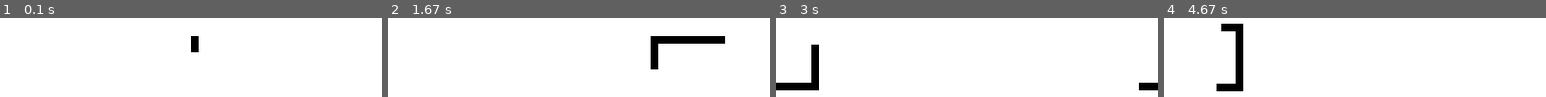
Above: before the commit, frames 1-4 (left to right).
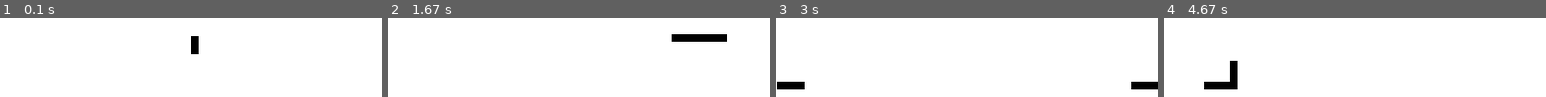
Above: after the commit, the same moments.

Repository: sircharm/Snake_pygame
Game: pygame game, started from snake.py
Two runs of this game, one before a commit and one after it. Both use one fixed random seed, a clock stepped at 60 frames per second and the inputs below.
Inputs:
- Up to frame 1 (0.1 s): no input
- Up to frame 2 (1.67 s): hold D 0.33-0.8 s; hold W 0.83-1.13 s; hold D 1.17-1.63 s
- Up to frame 3 (3 s): hold S 2.23-2.53 s; hold A 2.57-2.97 s
- Up to frame 4 (4.67 s): hold W 3-3.37 s; hold D 3.4-4.03 s; hold S 4.07-4.43 s; hold A from 4.47 s (still down)

The runs differ from the first frame. In frame 1, less than 0.1% of the frame differs, in the area x 50-52%, y 43-46%; in frame 2, 1.9%; in frame 3, 1.8%; in frame 4, 2.8%, in the area x 10-21%, y 7-93%.

Commit message:
Added basic collision detection and made some minor tweaks

Diff:
--- a/snake.py
+++ b/snake.py
@@ -17,14 +17,13 @@
     return radial_velocity
 
 def snake_draw(rect_list):
-    #making the snake a bunch of squares for now
-    square_size = 8
-    #variables for height and width if I decide to change it individually later
+    # variables for height and width if I decide to change it individually later
     rect_height = square_size
     rect_width = square_size
 
     #puts a rect representing the head in the start of the list
     rect_list.insert(0, pygame.Rect((player_pos.x, player_pos.y, rect_width, rect_height)))
+
     #in the beginning, the snake's body grows out of its head
     #later, we check if the snake was already complete when the head was added
     #if it was, we need to remove the extra tail
@@ -33,9 +32,7 @@
         rect_list.pop()
 
     for rect in rect_list:
-        pygame.draw.rect(screen, "black", rect)
-
-    return rect_list
+        pygame.draw.rect(screen, snake_color, rect)
 
 def snake_move():
     #moves the snake according to the velocity and direction
@@ -65,25 +62,36 @@
 running = True
 dt = 0
 
-#base variables
+#making the snake a bunch of squares for now
+square_size = 8
+
+#base snake values
+base_snake_speed = 75
+base_snake_size = 40
+base_change_direction_delay = 10
+
+#basic attributes
 player_pos = pygame.Vector2(screen.get_width() / 2, screen.get_height() / 2)
-base_velocity = 150
-snake_size = 40
+snake_speed = base_snake_speed
+snake_size = base_snake_size
 snake_segments = []
-change_direction_delay = 75
+ignored_segments = 19
+snake_color = [0, 0, 0]
+change_direction_delay = base_change_direction_delay
+score = 0
 
 #logic for the snake picking a side and starting to move
 x = 0
 y = 1
 radial_choice = (
     #0 == left
-    (-abs(base_velocity), 0),
+    (-abs(snake_speed), 0),
     #1 == up
-    (0, -abs(base_velocity)),
+    (0, -abs(snake_speed)),
     #2 == right
-    (base_velocity, 0),
+    (snake_speed, 0),
     #3 == down
-    (0, base_velocity)
+    (0, snake_speed)
 )
 radial_velocity = radial_choice[random.randint(0, 3)]
 
@@ -98,21 +106,31 @@
 
     keys = pygame.key.get_pressed()
 
-    #draws the snake on screen and updates the list of segments
-    snake_segments = snake_draw(snake_segments)
+    for i in range(2):
+        #draws the snake on screen and updates the list of segments
+        snake_draw(snake_segments)
 
-    #moves the snake
-    player_pos.x, player_pos.y = snake_move()
+        #moves the snake
+        player_pos.x, player_pos.y = snake_move()
 
-    #changes direction if the player pressed the movement keys
-    #this algo checks if the snake didn't just change direction
-    #if it's able to change direction multiple times really fast,
-    #it looks really weird
-    if pygame.time.get_ticks() - last_direction_change > change_direction_delay:
-        last_direction_change, radial_velocity = pygame.time.get_ticks(), snake_change_direction()
+        #checks for collisions and restes the game if there is one
+        if snake_segments[0].collidelist(snake_segments[ignored_segments:]) >= 0:
+            snake_speed, snake_size, snake_segments = base_snake_speed, base_snake_size, []
+            radial_velocity = radial_choice[random.randint(0, 3)]
+            player_pos = pygame.Vector2(screen.get_width() / 2, screen.get_height() / 2)
+            score = 0
 
+        #changes direction if the player pressed the movement keys
+        #this algo checks if the snake didn't just change direction
+        #if it's able to change direction multiple times really fast,
+        #it looks really weird
+        if pygame.time.get_ticks() - last_direction_change > change_direction_delay:
+            last_direction_change, radial_velocity = pygame.time.get_ticks(), snake_change_direction()
+
+    #this is needed to actually load and display the graphics
     pygame.display.flip()
 
+    #dt is needed to ensure consistency
     dt = clock.tick(60) / 1000 #60 FPS
 
 pygame.quit()
